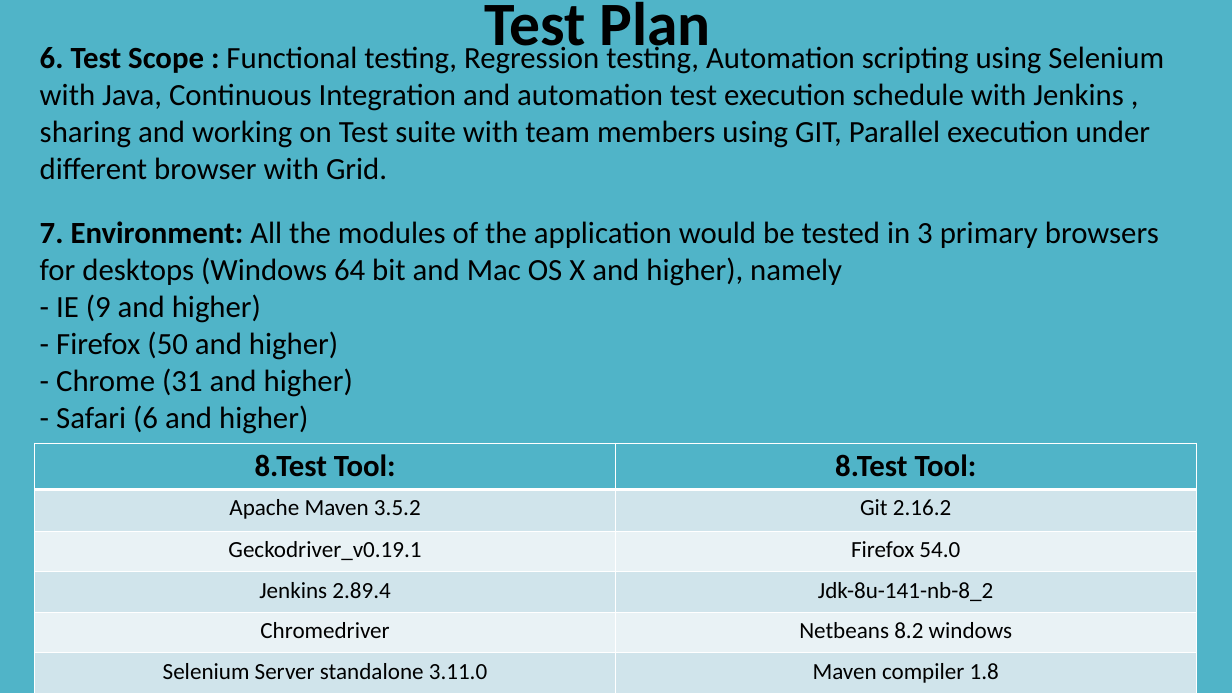
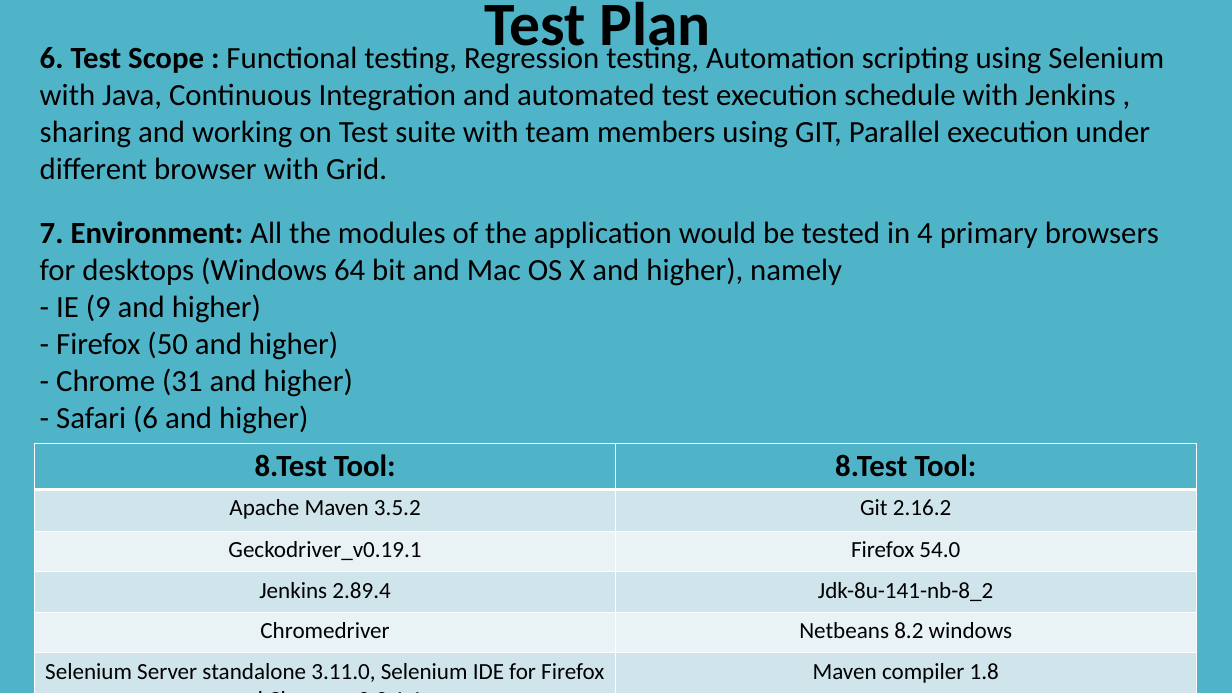
Before and after one commit to pKpallavi/Selenium_project, a slide deck: slide 14 of docs/Selenium_Project_Kumon_Website_Testing.pptx. Drawn at 1232x693 pixels with LibreOffice and Linux fonts; fonts in the diff are those of the drawing. Boxes give left, top, right and bottom in pixels: in the first picture for what was removed or moved away, otherwise in the second. Text is boxed around its words. In the diff, an @@ line names an element or a change of style, - is before the commit and + after.

Commit message:
Updated presentation doc

```diff
--- a/docs/Selenium_Project_Kumon_Website_Testing.pptx
+++ b/docs/Selenium_Project_Kumon_Website_Testing.pptx
@@ text at bbox=[40, 42, 1164, 286]: text changed @@
-6. Test Scope : Functional testing, Regression testing, Automation scripting using Selenium with Java, Continuous Integration and automation test execution schedule with Jenkins , sharing and working on Test suite with team members using GIT, Parallel execution under different browser with Grid.
-7. Environment: All the modules of the application would be tested in 3 primary browsers for desktops (Windows 64 bit and Mac OS X and higher), namely
+6. Test Scope : Functional testing, Regression testing, Automation scripting using Selenium with Java, Continuous Integration and automated test execution schedule with Jenkins , sharing and working on Test suite with team members using GIT, Parallel execution under different browser with Grid.
+7. Environment: All the modules of the application would be tested in 4 primary browsers for desktops (Windows 64 bit and Mac OS X and higher), namely
@@ table at bbox=[35, 444, 1196, 693] @@
-row 6, column 1: Selenium Server standalone 3.11.0
+row 6, column 1: Selenium Server standalone 3.11.0, Selenium IDE for Firefox and Chrome v2.9.1.1
```
Also in this commit, not shown: 8 other slides changed.
